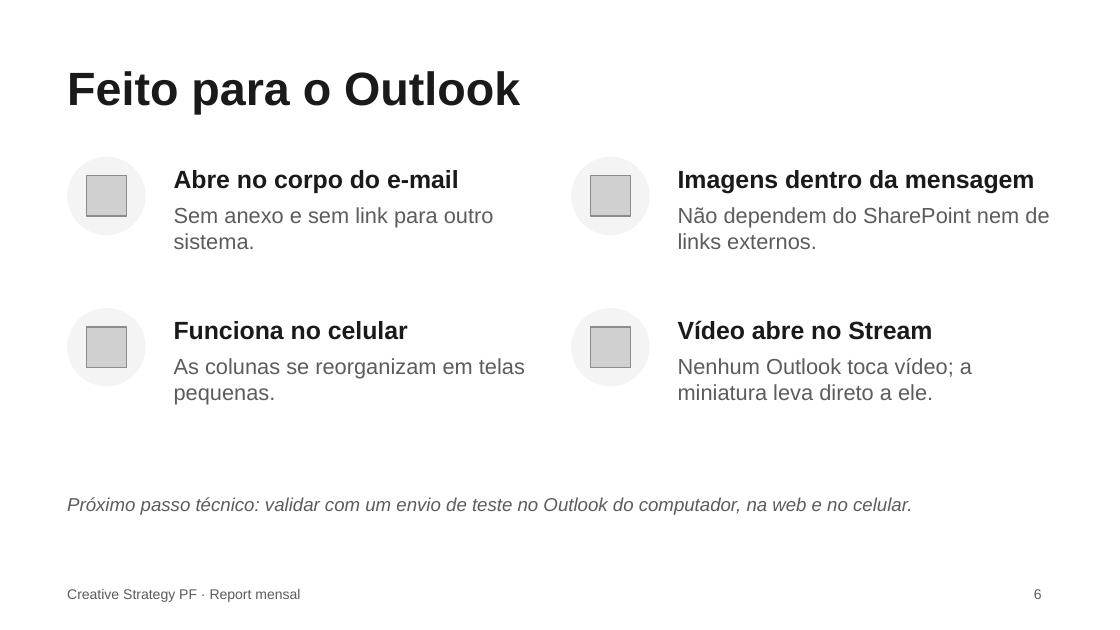
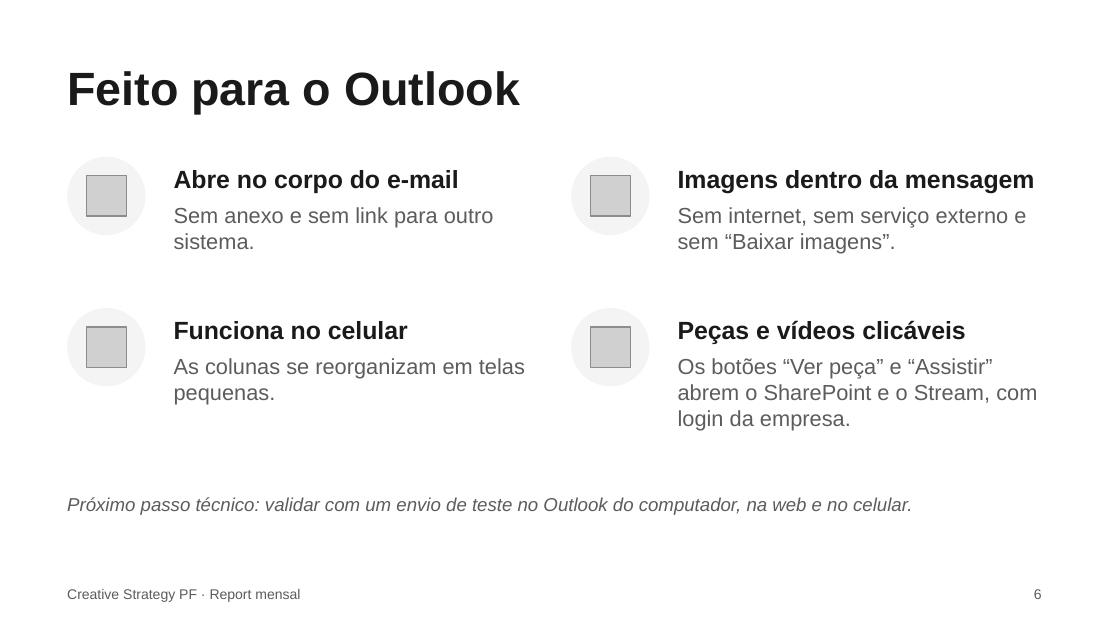
Before and after one commit to fabrizzioriccelli/report_mensal_st, a slide deck: slide 6 of docs/apresentacao-report-mensal.pptx. Drawn at 1120x630 pixels with LibreOffice and Linux fonts; fonts in the diff are those of the drawing; grey boxes stand for pictures. Boxes give left, top, right and bottom in pixels: in the first picture for what was removed or moved away, otherwise in the second. Text is boxed around its words. In the diff, an @@ line names an element or a change of style, - is before the commit and + after.

```diff
--- a/docs/apresentacao-report-mensal.pptx
+++ b/docs/apresentacao-report-mensal.pptx
@@ text at bbox=[678, 207, 1026, 254]: text changed @@
-Não dependem do SharePoint nem de links externos.
+Sem internet, sem serviço externo e sem “Baixar imagens”.
@@ text at bbox=[678, 320, 965, 344]: text changed @@
-Vídeo abre no Stream
+Peças e vídeos clicáveis
@@ text at bbox=[678, 358, 1037, 431]: text changed @@
-Nenhum Outlook toca vídeo; a miniatura leva direto a ele.
+Os botões “Ver peça” e “Assistir” abrem o SharePoint e o Stream, com login da empresa.
```
Also in this commit, not shown: 2 other slides changed, 29 other files.
